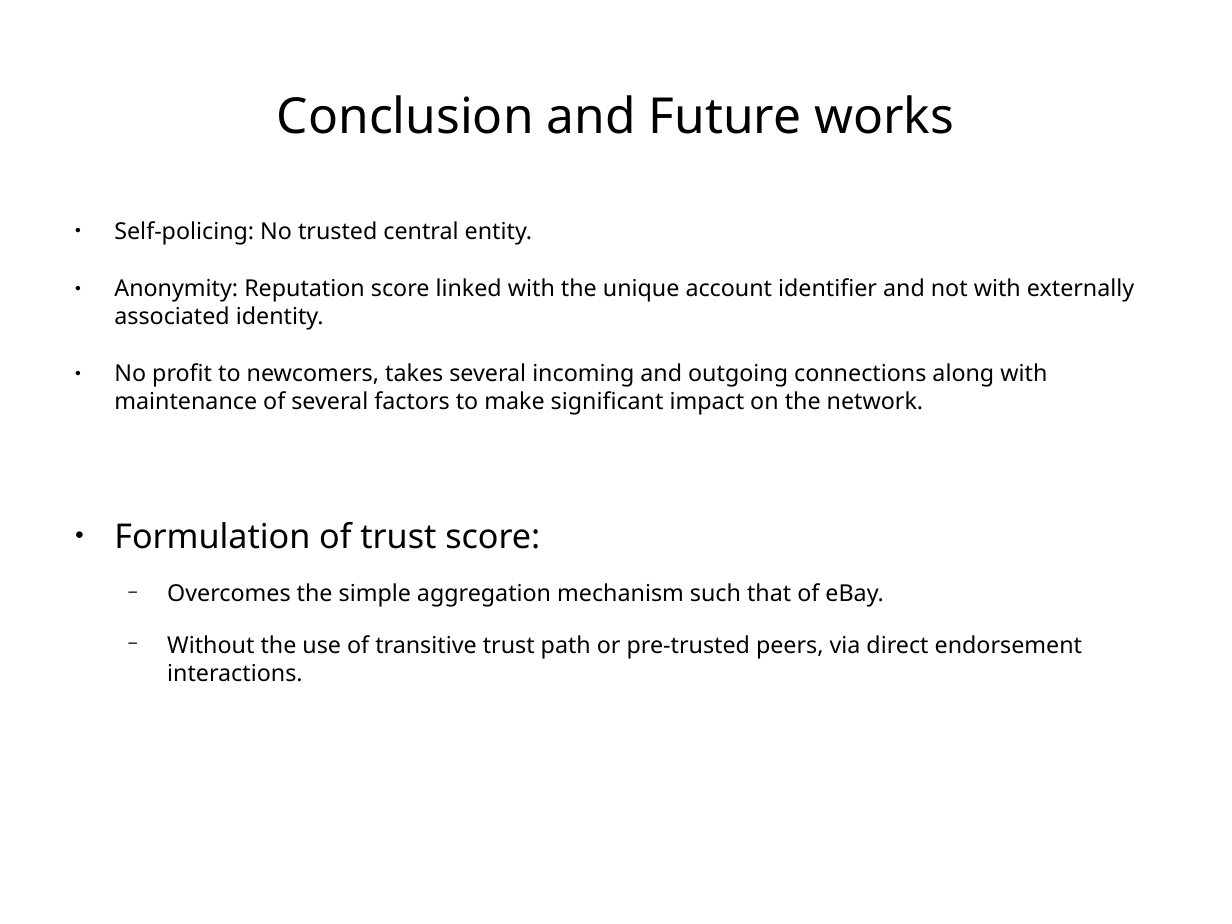
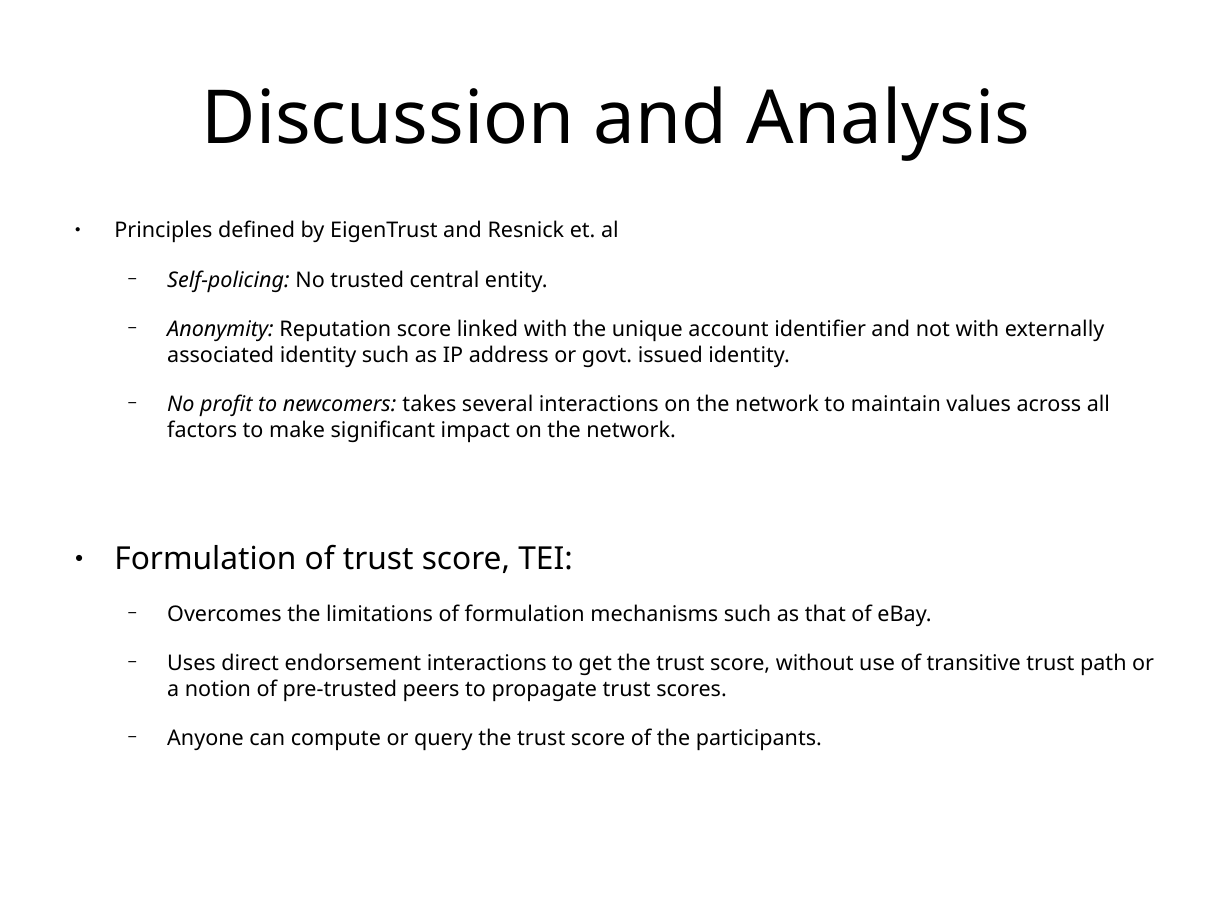
Before and after one commit to s2-t2/blockchain_reputation_system, a slide deck: slide 30 of documents/Presentation/Presentationv2.odp. Drawn at 1232x924 pixels with LibreOffice and Linux fonts; fonts in the diff are those of the drawing. Boxes give left, top, right and bottom in pixels: in the first picture for what was removed or moved away, otherwise in the second. Text is boxed around its words. In the diff, an @@ line names an element or a change of style, - is before the commit and + after.

```diff
--- a/documents/Presentation/Presentationv2.odp
+++ b/documents/Presentation/Presentationv2.odp
@@ title at (202, 86, 1030, 161): text changed; size 32 to 48 pt @@
-Conclusion and Future works
+Discussion and Analysis
@@ text at (114, 220, 619, 243): paragraph added @@
+● Principles defined by EigenTrust and Resnick et. al
@@ text at (167, 270, 548, 293): size 15 to 13.9 pt in "Self-policing: No trusted central entity."; italic on in "Self-policing:"; bullet ● to −; list level 1 to 2 in "Self-policing: No trusted central entity." @@
@@ text at (114, 319, 1154, 751): text changed; size 15 to 13.9 pt @@
-● Anonymity: Reputation score linked with the unique account identifier and not with externally associated identity.
-● No profit to newcomers, takes several incoming and outgoing connections along with maintenance of several factors to make significant impact on the network.
-● Formulation of trust score:
-  − Overcomes the simple aggregation mechanism such that of eBay.
-  − Without the use of transitive trust path or pre-trusted peers, via direct endorsement interactions.
+  − Anonymity: Reputation score linked with the unique account identifier and not with externally associated identity such as IP address or govt. issued identity.
+  − No profit to newcomers: takes several interactions on the network to maintain values across all factors to make significant impact on the network.
+● Formulation of trust score, TEI:
+  − Overcomes the limitations of formulation mechanisms such as that of eBay.
+  − Uses direct endorsement interactions to get the trust score, without use of transitive trust path or a notion of pre-trusted peers to propagate trust scores.
+  − Anyone can compute or query the trust score of the participants.
```
Also in this commit, not shown: 5 other slides changed, 7 other files.
